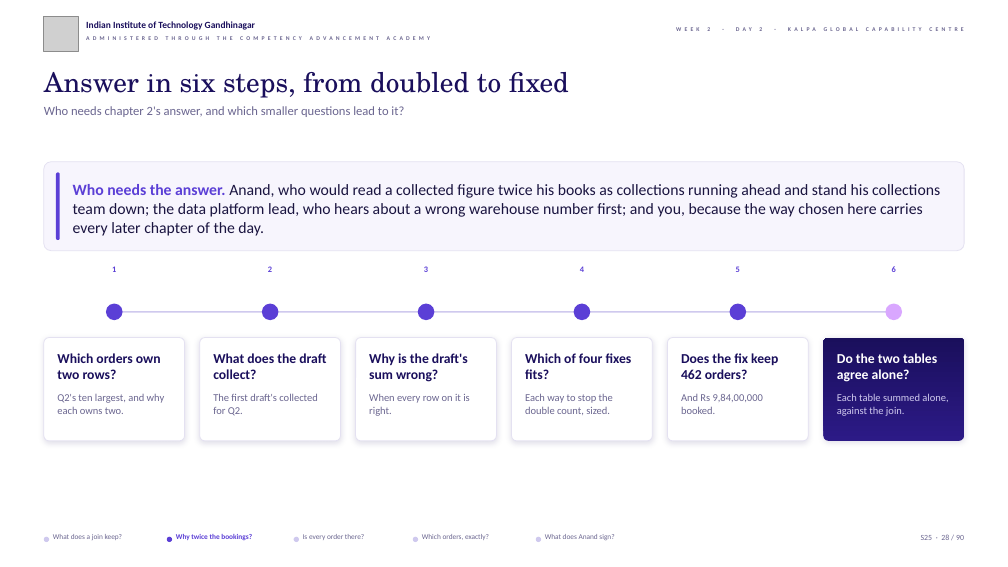
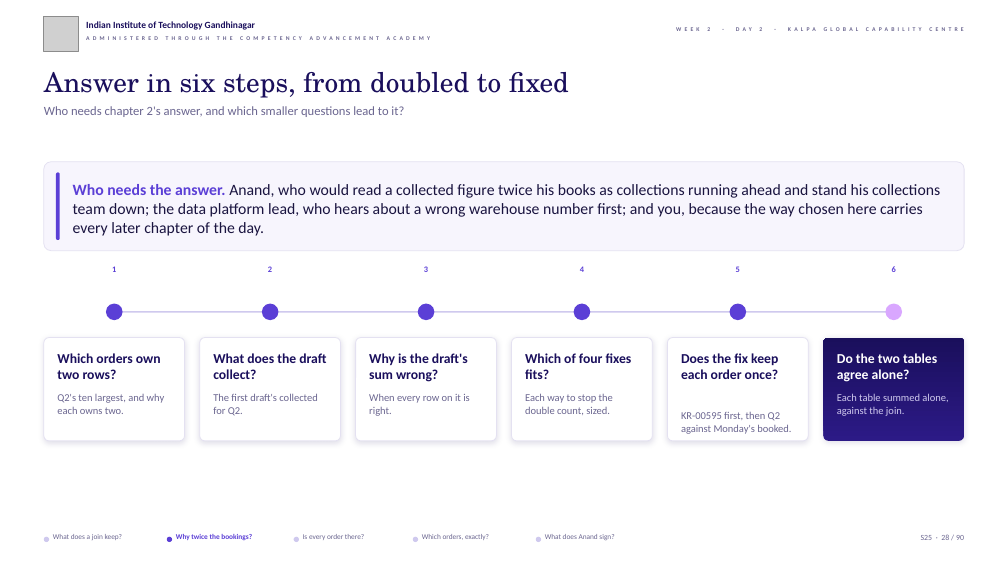
Before and after one commit to fde-academy-lab/c2-content-factory, a slide deck: slide 28 of content/W02/D2/slides/C2_W02_D02_half1_STUDENT.pptx. Drawn at 1008x567 pixels with LibreOffice and Linux fonts; fonts in the diff are those of the drawing; grey boxes stand for pictures; background and template pictures are left out. Boxes give left, top, right and bottom in pixels: in the first picture for what was removed or moved away, otherwise in the second. Text is boxed around its words. In the diff, an @@ line names an element or a change of style, - is before the commit and + after.

```diff
--- a/content/W02/D2/slides/C2_W02_D02_half1_STUDENT.pptx
+++ b/content/W02/D2/slides/C2_W02_D02_half1_STUDENT.pptx
@@ text at [681,353,779,379]: text changed @@
-Does the fix keep 462 orders?
+Does the fix keep each order once?
@@ text at [681,412,791,434]: text changed @@
-And Rs 9,84,00,000 booked.
+KR-00595 first, then Q2 against Monday's booked.
```
Also in this commit, not shown: 13 other slides changed, 34 other files.
